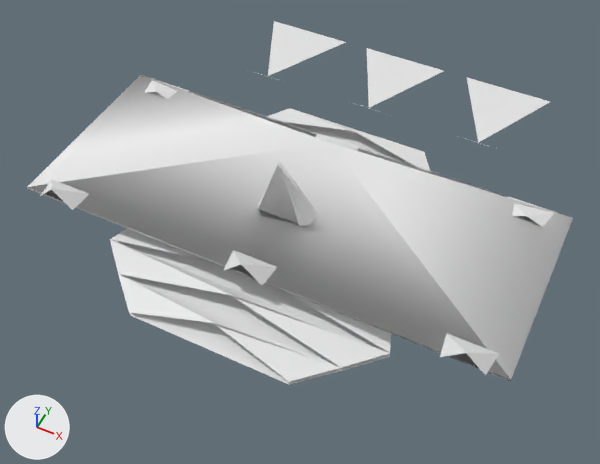
One commit to the OBJ model GameData/Meshes/Designs/solari/solari_gunship_mk2_23.obj: the scene before it, then after it.
Both versions are drawn from a 50 mm lens placed at (2.96, -5.8, 7.06), pointed at (0.24, -0.36, 0.26). Arrows for +X, +Y and +Z are at lower left; the lights stay in place. The older version comes first. Where no turn or scale is listed for an object, it has been applied to the vertices. Vertices at exactly the same position are counted once.

The scene before the commit, as lines of its bpy script (objects in view):
```python
me_solari_gunship_mk2_23 = bpy.data.meshes.new('solari_gunship_mk2_23')
me_solari_gunship_mk2_23.from_pydata(...)  # 161 vertices, 113 faces; spans x -2.86..2.86, y -1.99..3.39, z 0.0..1.3
ob_solari_gunship_mk2_23 = bpy.data.objects.new('solari_gunship_mk2_23', me_solari_gunship_mk2_23)
ob_solari_gunship_mk2_23.location = (0.0, 0.0, 0.0)
```
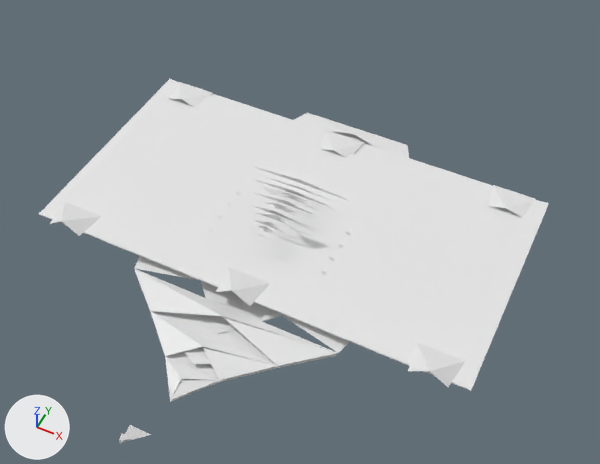
Pixel boxes [x1, y1, x2, y2] of what changed, in the pictures (600 x 464 px; the box of a moved part takes in the faces that stretch with it):
'solari_gunship_mk2_23', reshaped (7% narrower): before [27, 21, 573, 384]; after [39, 79, 549, 443]
part 1 of me_solari_gunship_mk2_23, moved or reshaped: before [144, 79, 188, 99]; after [168, 82, 212, 107]
part 2 of me_solari_gunship_mk2_23, moved or reshaped: before [316, 133, 360, 151]; after [321, 130, 364, 158]
part 3 of me_solari_gunship_mk2_23, moved or reshaped: before [508, 196, 557, 227]; after [489, 185, 536, 218]
part 4 of me_solari_gunship_mk2_23, moved or reshaped: before [40, 179, 89, 210]; after [50, 202, 102, 236]
part 5 of me_solari_gunship_mk2_23, moved or reshaped: before [224, 250, 277, 286]; after [216, 267, 270, 306]
part 6 of me_solari_gunship_mk2_23, moved or reshaped: before [440, 333, 500, 375]; after [408, 342, 465, 387]
part 7 of me_solari_gunship_mk2_23, rebuilt: before [110, 108, 430, 382]; after [135, 113, 409, 400]
part 8 of me_solari_gunship_mk2_23, rebuilt (mostly hidden afterwards): before [115, 121, 416, 384]; after [346, 133, 358, 137]
part 9 of me_solari_gunship_mk2_23, rebuilt (7% narrower): before [27, 75, 573, 381]; after [39, 79, 549, 390]
part 10 of me_solari_gunship_mk2_23, deleted: before [255, 21, 550, 150]
part 11 of me_solari_gunship_mk2_23, reshaped: before [258, 161, 318, 226]; after [119, 132, 372, 443]
part 12 of me_solari_gunship_mk2_23, added: after [39, 93, 547, 391]

Diff of the bpy script that builds the scene:
```diff
--- a/GameData/Meshes/Designs/solari/solari_gunship_mk2_23.obj.py
+++ b/GameData/Meshes/Designs/solari/solari_gunship_mk2_23.obj.py
@@ me_solari_gunship_mk2_23 @@
 # used by ob_solari_gunship_mk2_23; location = (0.0, 0.0, 0.0)
 # verts and faces of me_solari_gunship_mk2_23; kept vertices keep their numbers, new ones are numbered from 161
-me_solari_gunship_mk2_23.from_pydata(...)  # 161 vertices, 113 faces; spans x -2.86..2.86, y -1.99..3.39, z 0.0..1.3
+me_solari_gunship_mk2_23.from_pydata(...)  # 328 vertices, 148 faces; spans x -2.55..2.55, y -3.4..1.73, z 0.0..0.91
+# me_solari_gunship_mk2_23 part 1: the loose piece of 5 vertices spanning x -2.69..-2.12, y 0.86..1.16, z 0.28..0.38 is scaled about the mesh origin by (0.893, 1.18, 0.638)
+# me_solari_gunship_mk2_23 part 2: the loose piece of 5 vertices spanning x -0.29..0.29, y 0.86..1.16, z 0.28..0.38 is scaled about the mesh origin by (0.893, 1.18, 0.638)
+# me_solari_gunship_mk2_23 part 3: the loose piece of 5 vertices spanning x 2.12..2.69, y 0.86..1.16, z 0.28..0.38 is scaled about the mesh origin by (0.893, 1.18, 0.638)
+# me_solari_gunship_mk2_23 part 4: the loose piece of 5 vertices spanning x -2.69..-2.12, y -1.22..-0.92, z 0.28..0.51 is scaled about the mesh origin by (0.893, 1.18, 0.638)
+# me_solari_gunship_mk2_23 part 5: the loose piece of 5 vertices spanning x -0.29..0.29, y -1.22..-0.92, z 0.28..0.51 is scaled about the mesh origin by (0.893, 1.18, 0.638)
+# me_solari_gunship_mk2_23 part 6: the loose piece of 5 vertices spanning x 2.12..2.69, y -1.22..-0.92, z 0.28..0.51 is scaled about the mesh origin by (0.893, 1.18, 0.638)
+# me_solari_gunship_mk2_23 part 7: the loose piece of 42 vertices spanning x -1.69..1.69, y -1.99..1.68, z 0.05..0.26 is rebuilt with 44 vertices and now spans x -1.82..1.82, y -2.67..1.73, z 0.03..0.15
+# me_solari_gunship_mk2_23 part 8: the loose piece of 22 vertices spanning x -1.69..1.69, y -1.99..1.68, z 0.0 is rebuilt with 8 vertices and now spans x -1.61..1.61, y 0.53..1.73, z 0.0
+# me_solari_gunship_mk2_23 part 9: the loose piece of 9 vertices spanning x -2.86..2.86, y -1.16..1.16, z 0.26..0.44 is rebuilt with 5 vertices and now spans x -2.55..2.55, y -1.37..1.37, z 0.18..0.19
+# me_solari_gunship_mk2_23 part 10: 6 loose pieces with 18 vertices, spanning x -2.07..2.07, y 1.81..3.39, z 0.0..0.33, are deleted
+# me_solari_gunship_mk2_23 part 11
+# 40 vertices are removed from x -0.42..0.42, y -0.41..-0.1, z 0.0..1.3
+# 30 faces are deleted
+# 194 vertices are added at x -1.53..1.82, y -3.4..1.59, z 0.0..0.91
+# 11 new vertices lie (0.54, 0.0, 0.0) away from vertices in x -0.27, y -0.9..-0.14, z 0.03..0.48
+# 10 new vertices lie (0.38, 0.0, 0.0) away from vertices in x -0.19, y -0.62..0.35, z 0.02..0.84
+# 8 new vertices lie (0.61, 0.0, 0.0) away from vertices in x -1.53..0.92, y -0.5..-0.22, z 0.01..0.02
+# 8 new vertices lie (0.0, 0.04, 0.04) away from vertices in x -0.72..0.72, y -0.73..-0.11, z 0.15
+# 6 new vertices lie (1.22, 0.0, 0.0) away from vertices in x -0.61, y -1.15..1.59, z 0.0..0.04
+# 86 new faces join them
+# me_solari_gunship_mk2_23 part 12
+verts[274] = (-2.55, -1.37, 0.17)  # pixel (39, 214)
+verts[275] = (2.55, -1.37, 0.17)  # pixel (470, 391)
+verts[276] = (2.55, 1.37, 0.17)  # pixel (548, 204)
+verts[277] = (-2.55, 1.37, 0.17)  # pixel (170, 79)
+faces += [(274, 275, 276), (274, 276, 277)]
```
